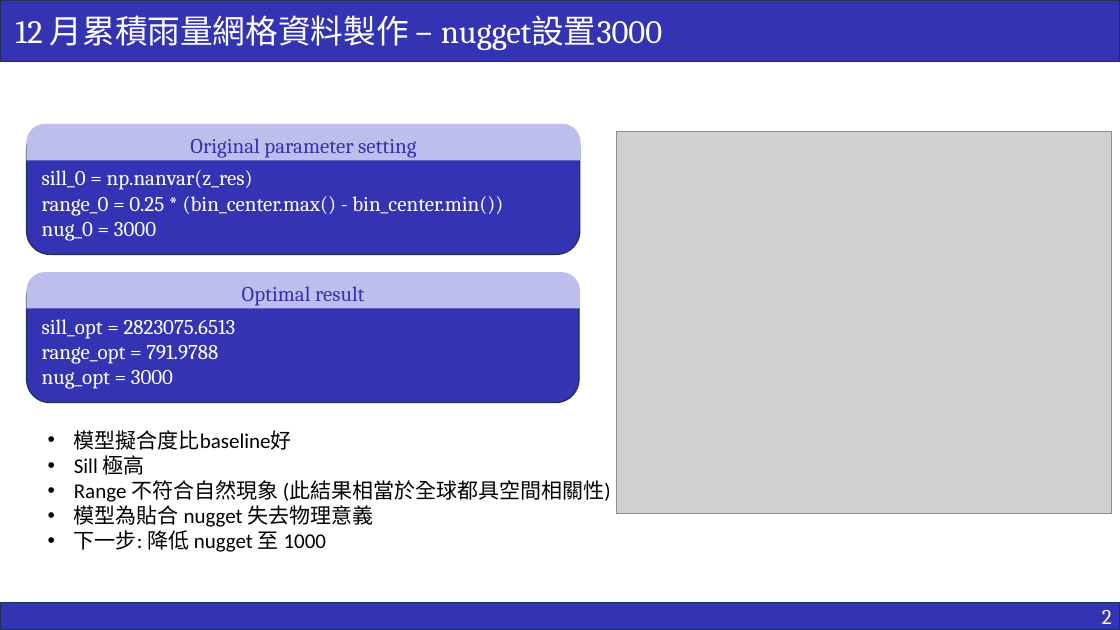
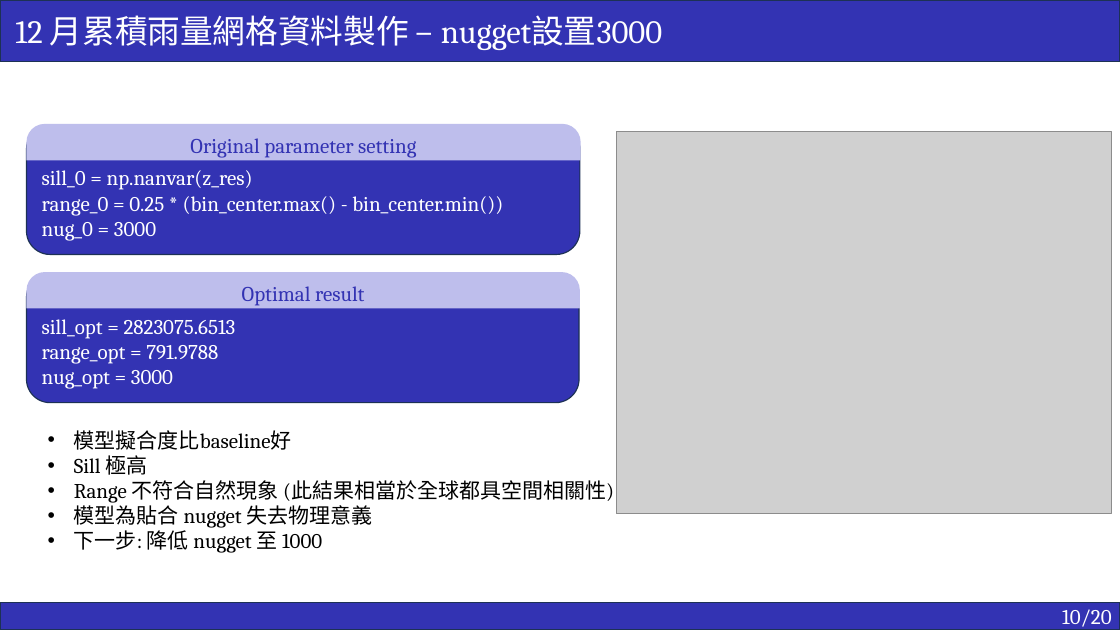
Before and after one commit to ricki0313/rainfall_practice, a slide deck: slide 11 of report/rainfall_report.pptx. Drawn at 1120x630 pixels with LibreOffice and Linux fonts; fonts in the diff are those of the drawing; grey boxes stand for pictures. Boxes give left, top, right and bottom in pixels: in the first picture for what was removed or moved away, otherwise in the second. Text is boxed around its words. In the diff, an @@ line names an element or a change of style, - is before the commit and + after.

```diff
--- a/report/rainfall_report.pptx
+++ b/report/rainfall_report.pptx
@@ text "模型擬合度比baseline好" at bbox=[74, 430, 614, 553]: font Calibri to Cambria @@
@@ text in rectangle at bbox=[1062, 609, 1111, 630]: text changed @@
-2
+10/20
```
Also in this commit, not shown: 15 other slides changed, 5 slides added, 1 slide removed, 4 other files.
